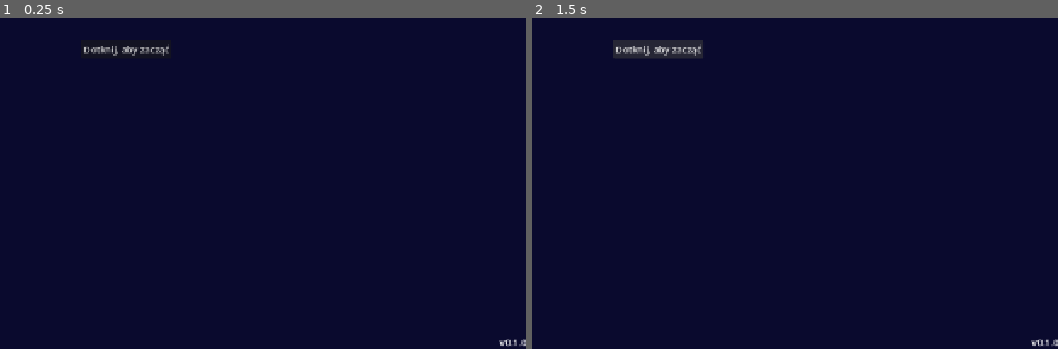
Above: before the commit, frames 1-2 (left to right).
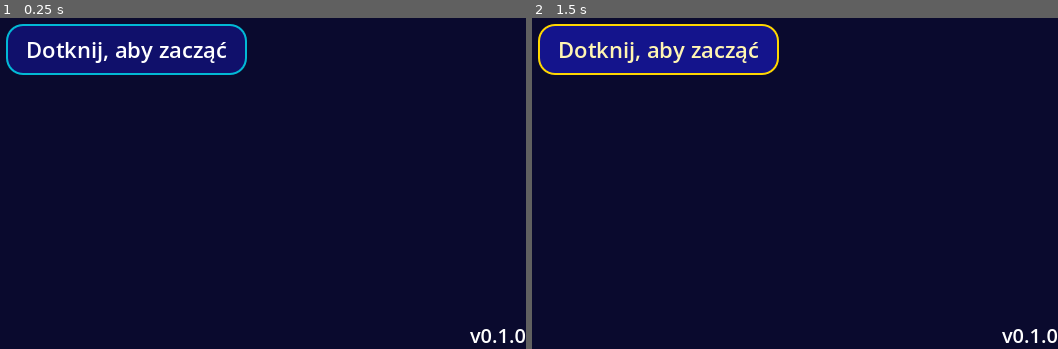
Above: after the commit, the same moments.

Repository: kijankaa/mathhero
Game: Godot game, scene res://scenes/ui/splash_screen.tscn
Same seed, same stepped clock (60 frames per second), same inputs: the game is played once before the commit and once after it.
Inputs:
- Up to frame 1 (0.25 s): no input
- Up to frame 2 (1.5 s): click "Dotknij, aby zacząć" at 0.5 s; click "Dotknij, aby zacząć" at 1.25 s

The runs differ from the first frame. In frame 1, 7.2% of the frame differs, in the area x 1-100%, y 1-100%; in frame 2, 7.2%.
Error in both runs: Invalid access to property or key 'APP_VERSION' on a base object of type 'Nil'. (res://scripts/ui/splash_screen.gd:11)

Commit message:
feat: custom theme + layout sesji — kolorowy UI dla dzieci
- Globalny custom theme: zaokrąglone przyciski (granat+cyan border), biały tekst,
  hover→złota ramka, pressed→cyan, animacje stanu
- Rejestracja theme w project.godot (gui/theme/custom)
- Main menu: tytuł 56px złoty, podtytuł cyan, Graj 30px z ⚡, większe przyciski (320px szer)
- Sesja: pytanie wyśrodkowane 52px, odpowiedź 48px, klawiatura 480px szer z przyciskami 100×80px
- LineEdit: ciemne tło z cyan obramowaniem

Co-Authored-By: Claude Sonnet 4.6 <noreply@anthropic.com>

Diff:
--- /dev/null
+++ b/MathHero/assets/theme/game_theme.tres
@@ -0,0 +1,138 @@
+[gd_resource type="Theme" load_steps=9 format=3]
+
+[sub_resource type="StyleBoxFlat" id="StyleBoxFlat_btn_normal"]
+bg_color = Color(0.063, 0.063, 0.42, 1)
+border_width_left = 2
+border_width_top = 2
+border_width_right = 2
+border_width_bottom = 2
+border_color = Color(0, 0.898, 1, 0.8)
+corner_radius_top_left = 16
+corner_radius_top_right = 16
+corner_radius_bottom_right = 16
+corner_radius_bottom_left = 16
+content_margin_left = 20.0
+content_margin_top = 10.0
+content_margin_right = 20.0
+content_margin_bottom = 10.0
+
+[sub_resource type="StyleBoxFlat" id="StyleBoxFlat_btn_hover"]
+bg_color = Color(0.08, 0.08, 0.55, 1)
+border_width_left = 2
+border_width_top = 2
+border_width_right = 2
+border_width_bottom = 2
+border_color = Color(1, 0.843, 0, 1)
+corner_radius_top_left = 16
+corner_radius_top_right = 16
+corner_radius_bottom_right = 16
+corner_radius_bottom_left = 16
+content_margin_left = 20.0
+content_margin_top = 10.0
+content_margin_right = 20.0
+content_margin_bottom = 10.0
+
+[sub_resource type="StyleBoxFlat" id="StyleBoxFlat_btn_pressed"]
+bg_color = Color(0, 0.6, 0.75, 1)
+border_width_left = 2
+border_width_top = 2
+border_width_right = 2
+border_width_bottom = 2
+border_color = Color(0, 0.898, 1, 1)
+corner_radius_top_left = 16
+corner_radius_top_right = 16
+corner_radius_bottom_right = 16
+corner_radius_bottom_left = 16
+content_margin_left = 20.0
+content_margin_top = 10.0
+content_margin_right = 20.0
+content_margin_bottom = 10.0
+
+[sub_resource type="StyleBoxFlat" id="StyleBoxFlat_btn_disabled"]
+bg_color = Color(0.12, 0.12, 0.22, 0.5)
+border_width_left = 1
+border_width_top = 1
+border_width_right = 1
+border_width_bottom = 1
+border_color = Color(0.35, 0.35, 0.5, 0.4)
+corner_radius_top_left = 16
+corner_radius_top_right = 16
+corner_radius_bottom_right = 16
+corner_radius_bottom_left = 16
+content_margin_left = 20.0
+content_margin_top = 10.0
+content_margin_right = 20.0
+content_margin_bottom = 10.0
+
+[sub_resource type="StyleBoxFlat" id="StyleBoxFlat_panel"]
+bg_color = Color(0.039, 0.039, 0.2, 0.88)
+border_width_left = 1
+border_width_top = 1
+border_width_right = 1
+border_width_bottom = 1
+border_color = Color(0, 0.898, 1, 0.25)
+corner_radius_top_left = 12
+corner_radius_top_right = 12
+corner_radius_bottom_right = 12
+corner_radius_bottom_left = 12
+content_margin_left = 14.0
+content_margin_top = 10.0
+content_margin_right = 14.0
+content_margin_bottom = 10.0
+
+[sub_resource type="StyleBoxFlat" id="StyleBoxFlat_lineedit_normal"]
+bg_color = Color(0.05, 0.05, 0.28, 1)
+border_width_left = 2
+border_width_top = 2
+border_width_right = 2
+border_width_bottom = 2
+border_color = Color(0, 0.898, 1, 0.5)
+corner_radius_top_left = 10
+corner_radius_top_right = 10
+corner_radius_bottom_right = 10
+corner_radius_bottom_left = 10
+content_margin_left = 12.0
+content_margin_top = 8.0
+content_margin_right = 12.0
+content_margin_bottom = 8.0
+
+[sub_resource type="StyleBoxFlat" id="StyleBoxFlat_lineedit_focus"]
+bg_color = Color(0.05, 0.05, 0.32, 1)
+border_width_left = 2
+border_width_top = 2
+border_width_right = 2
+border_width_bottom = 2
+border_color = Color(1, 0.843, 0, 0.9)
+corner_radius_top_left = 10
+corner_radius_top_right = 10
+corner_radius_bottom_right = 10
+corner_radius_bottom_left = 10
+content_margin_left = 12.0
+content_margin_top = 8.0
+content_margin_right = 12.0
+content_margin_bottom = 8.0
+
+[sub_resource type="StyleBoxEmpty" id="StyleBoxEmpty_focus"]
+
+[resource]
+default_font_size = 20
+Button/colors/font_color = Color(1, 1, 1, 1)
+Button/colors/font_hover_color = Color(1, 0.96, 0.7, 1)
+Button/colors/font_pressed_color = Color(0.9, 1, 1, 1)
+Button/colors/font_disabled_color = Color(0.5, 0.5, 0.6, 0.6)
+Button/font_sizes/font_size = 22
+Button/styles/normal = SubResource("StyleBoxFlat_btn_normal")
+Button/styles/hover = SubResource("StyleBoxFlat_btn_hover")
+Button/styles/pressed = SubResource("StyleBoxFlat_btn_pressed")
+Button/styles/disabled = SubResource("StyleBoxFlat_btn_disabled")
+Button/styles/focus = SubResource("StyleBoxEmpty_focus")
+Label/colors/font_color = Color(1, 1, 1, 1)
+Label/font_sizes/font_size = 20
+PanelContainer/styles/panel = SubResource("StyleBoxFlat_panel")
+Panel/styles/panel = SubResource("StyleBoxFlat_panel")
+LineEdit/colors/font_color = Color(1, 1, 1, 1)
+LineEdit/colors/font_placeholder_color = Color(0.7, 0.7, 0.9, 0.6)
+LineEdit/colors/caret_color = Color(0, 0.898, 1, 1)
+LineEdit/font_sizes/font_size = 22
+LineEdit/styles/normal = SubResource("StyleBoxFlat_lineedit_normal")
+LineEdit/styles/focus = SubResource("StyleBoxFlat_lineedit_focus")
--- a/MathHero/project.godot
+++ b/MathHero/project.godot
@@ -34,6 +34,10 @@
 
 window/size/viewport_width=1366
 window/size/viewport_height=1024
+
+[gui]
+
+theme/custom="res://assets/theme/game_theme.tres"
 window/stretch/mode="canvas_items"
 window/stretch/aspect="expand"
 
--- a/MathHero/scenes/components/numeric_keyboard.tscn
+++ b/MathHero/scenes/components/numeric_keyboard.tscn
@@ -4,62 +4,116 @@
 
 [node name="NumericKeyboard" type="Control" unique_id=1198861061]
 layout_mode = 3
-anchors_preset = 0
-offset_right = 40.0
-offset_bottom = 40.0
+anchors_preset = 15
+anchor_right = 1.0
+anchor_bottom = 1.0
+grow_horizontal = 2
+grow_vertical = 2
 script = ExtResource("1_mqdln")
 
 [node name="GridContainer" type="GridContainer" parent="." unique_id=1098048309]
-layout_mode = 0
-offset_right = 40.0
-offset_bottom = 40.0
+layout_mode = 1
+anchors_preset = 15
+anchor_right = 1.0
+anchor_bottom = 1.0
+grow_horizontal = 2
+grow_vertical = 2
 columns = 3
+theme_override_constants/h_separation = 8
+theme_override_constants/v_separation = 8
 
 [node name="Digit7" type="Button" parent="GridContainer" unique_id=1218600802]
 layout_mode = 2
+custom_minimum_size = Vector2(100, 80)
+size_flags_horizontal = 3
+size_flags_vertical = 3
 text = "7"
+theme_override_font_sizes/font_size = 28
 
 [node name="Digit8" type="Button" parent="GridContainer" unique_id=1011089146]
 layout_mode = 2
+custom_minimum_size = Vector2(100, 80)
+size_flags_horizontal = 3
+size_flags_vertical = 3
 text = "8"
+theme_override_font_sizes/font_size = 28
 
 [node name="Digit9" type="Button" parent="GridContainer" unique_id=740259129]
 layout_mode = 2
+custom_minimum_size = Vector2(100, 80)
+size_flags_horizontal = 3
+size_flags_vertical = 3
 text = "9"
+theme_override_font_sizes/font_size = 28
 
 [node name="Digit4" type="Button" parent="GridContainer" unique_id=1297834738]
 layout_mode = 2
+custom_minimum_size = Vector2(100, 80)
+size_flags_horizontal = 3
+size_flags_vertical = 3
 text = "4"
+theme_override_font_sizes/font_size = 28
 
 [node name="Digit5" type="Button" parent="GridContainer" unique_id=1664949741]
 layout_mode = 2
+custom_minimum_size = Vector2(100, 80)
+size_flags_horizontal = 3
+size_flags_vertical = 3
 text = "5"
+theme_override_font_sizes/font_size = 28
 
 [node name="Digit6" type="Button" parent="GridContainer" unique_id=1616419704]
 layout_mode = 2
+custom_minimum_size = Vector2(100, 80)
+size_flags_horizontal = 3
+size_flags_vertical = 3
 text = "6"
+theme_override_font_sizes/font_size = 28
 
 [node name="Digit1" type="Button" parent="GridContainer" unique_id=1809359284]
 layout_mode = 2
+custom_minimum_size = Vector2(100, 80)
+size_flags_horizontal = 3
+size_flags_vertical = 3
 text = "1"
+theme_override_font_sizes/font_size = 28
 
 [node name="Digit2" type="Button" parent="GridContainer" unique_id=1755492024]
 layout_mode = 2
+custom_minimum_size = Vector2(100, 80)
+size_flags_horizontal = 3
+size_flags_vertical = 3
 text = "2"
+theme_override_font_sizes/font_size = 28
 
 [node name="Digit3" type="Button" parent="GridContainer" unique_id=962175600]
 layout_mode = 2
+custom_minimum_size = Vector2(100, 80)
+size_flags_horizontal = 3
+size_flags_vertical = 3
 text = "3"
+theme_override_font_sizes/font_size = 28
 
 [node name="BackspaceButton" type="Button" parent="GridContainer" unique_id=697700945]
 layout_mode = 2
+custom_minimum_size = Vector2(100, 80)
+size_flags_horizontal = 3
+size_flags_vertical = 3
 text = "⌫"
+theme_override_font_sizes/font_size = 28
 
 [node name="Digit0" type="Button" parent="GridContainer" unique_id=1116116597]
 layout_mode = 2
+custom_minimum_size = Vector2(100, 80)
+size_flags_horizontal = 3
+size_flags_vertical = 3
 text = "0"
+theme_override_font_sizes/font_size = 28
 
 [node name="ConfirmButton" type="Button" parent="GridContainer" unique_id=839233035]
 layout_mode = 2
-text = "OK
-"
+custom_minimum_size = Vector2(100, 80)
+size_flags_horizontal = 3
+size_flags_vertical = 3
+text = "OK"
+theme_override_font_sizes/font_size = 28
--- a/MathHero/scenes/components/question_display.tscn
+++ b/MathHero/scenes/components/question_display.tscn
@@ -4,30 +4,32 @@
 
 [node name="QuestionDisplay" type="Control" unique_id=403187369]
 layout_mode = 3
-anchors_preset = 0
-offset_right = 40.0
-offset_bottom = 40.0
+anchors_preset = 15
+anchor_right = 1.0
+anchor_bottom = 1.0
+grow_horizontal = 2
+grow_vertical = 2
 script = ExtResource("1_xnkmk")
 
 [node name="QuestionLabel" type="Label" parent="." unique_id=217366051]
 layout_mode = 1
 anchors_preset = 10
 anchor_right = 1.0
-offset_bottom = 23.0
+offset_top = 10.0
+offset_bottom = 90.0
 grow_horizontal = 2
+horizontal_alignment = 1
 text = "12 + 7 = ?"
+theme_override_font_sizes/font_size = 52
 
 [node name="AnswerLabel" type="Label" parent="." unique_id=2091506004]
 layout_mode = 1
-anchors_preset = 8
-anchor_left = 0.5
-anchor_top = 0.5
-anchor_right = 0.5
-anchor_bottom = 0.5
-offset_left = -20.0
-offset_top = -11.5
-offset_right = 20.0
-offset_bottom = 11.5
+anchors_preset = 10
+anchor_right = 1.0
+offset_top = 100.0
+offset_bottom = 180.0
 grow_horizontal = 2
 grow_vertical = 2
+horizontal_alignment = 1
 text = "_"
+theme_override_font_sizes/font_size = 48
--- a/MathHero/scenes/gameplay/session.tscn
+++ b/MathHero/scenes/gameplay/session.tscn
@@ -29,40 +29,43 @@
 anchor_bottom = 0.0
 offset_left = 10.0
 offset_top = 10.0
-offset_right = 200.0
-offset_bottom = 33.0
+offset_right = 250.0
+offset_bottom = 48.0
 text = "Punkty: 0"
+theme_override_font_sizes/font_size = 20
 
 [node name="ProgressLabel" type="Label" parent="."]
 layout_mode = 1
 anchors_preset = 2
 anchor_left = 1.0
 anchor_right = 1.0
-offset_left = -110.0
+offset_left = -150.0
 offset_top = 10.0
 offset_right = -10.0
-offset_bottom = 33.0
+offset_bottom = 48.0
 grow_horizontal = 0
 horizontal_alignment = 2
 text = "0 / 10"
+theme_override_font_sizes/font_size = 20
 
 [node name="QuestionDisplay" parent="." instance=ExtResource("2_qdisplay")]
 layout_mode = 1
 anchors_preset = 10
 anchor_right = 1.0
-offset_top = 60.0
-offset_bottom = 200.0
+offset_top = 55.0
+offset_bottom = 310.0
 grow_horizontal = 2
 
 [node name="FeedbackLabel" type="Label" parent="."]
 layout_mode = 1
 anchors_preset = 10
 anchor_right = 1.0
-offset_top = 210.0
-offset_bottom = 245.0
+offset_top = 315.0
+offset_bottom = 360.0
 grow_horizontal = 2
 horizontal_alignment = 1
 text = ""
+theme_override_font_sizes/font_size = 22
 
 [node name="NumericKeyboard" parent="." instance=ExtResource("3_keyboard")]
 layout_mode = 1
@@ -71,9 +74,9 @@
 anchor_top = 1.0
 anchor_right = 0.5
 anchor_bottom = 1.0
-offset_left = -100.0
-offset_top = -280.0
-offset_right = 100.0
+offset_left = -240.0
+offset_top = -370.0
+offset_right = 240.0
 offset_bottom = -20.0
 grow_horizontal = 2
 grow_vertical = 0
@@ -85,9 +88,9 @@
 anchor_top = 1.0
 anchor_right = 0.5
 anchor_bottom = 1.0
-offset_left = -210.0
-offset_top = -220.0
-offset_right = 210.0
+offset_left = -300.0
+offset_top = -300.0
+offset_right = 300.0
 offset_bottom = -20.0
 grow_horizontal = 2
 grow_vertical = 0
--- a/MathHero/scenes/ui/main_menu.tscn
+++ b/MathHero/scenes/ui/main_menu.tscn
@@ -22,8 +22,8 @@
 anchor_top = 1.0
 anchor_bottom = 1.0
 offset_left = 20.0
-offset_top = -220.0
-offset_right = 180.0
+offset_top = -280.0
+offset_right = 230.0
 offset_bottom = -20.0
 texture = ExtResource("99_astro")
 expand_mode = 1
@@ -33,9 +33,25 @@
 layout_mode = 1
 anchors_preset = 10
 anchor_right = 1.0
-offset_bottom = 23.0
+offset_top = 60.0
+offset_bottom = 140.0
 grow_horizontal = 2
-text = "MathHero"
+horizontal_alignment = 1
+text = "🚀 MathHero"
+theme_override_font_sizes/font_size = 56
+theme_override_colors/font_color = Color(1, 0.843, 0, 1)
+
+[node name="SubtitleLabel" type="Label" parent="."]
+layout_mode = 1
+anchors_preset = 10
+anchor_right = 1.0
+offset_top = 145.0
+offset_bottom = 185.0
+grow_horizontal = 2
+horizontal_alignment = 1
+text = "Zostań mistrzem matematyki!"
+theme_override_font_sizes/font_size = 22
+theme_override_colors/font_color = Color(0, 0.898, 1, 0.85)
 
 [node name="PlayButton" type="Button" parent="." unique_id=736328669]
 layout_mode = 1
@@ -44,14 +60,31 @@
 anchor_top = 0.5
 anchor_right = 0.5
 anchor_bottom = 0.5
-offset_left = -80.0
-offset_top = -30.0
-offset_right = 80.0
-offset_bottom = 30.0
+offset_left = -160.0
+offset_top = -20.0
+offset_right = 160.0
+offset_bottom = 60.0
 grow_horizontal = 2
 grow_vertical = 2
-text = "Graj"
-theme_override_font_sizes/font_size = 22
+text = "⚡ Graj!"
+theme_override_font_sizes/font_size = 30
+theme_override_colors/font_color = Color(1, 0.95, 0.3, 1)
+
+[node name="GalaxyButton" type="Button" parent="."]
+layout_mode = 1
+anchors_preset = 8
+anchor_left = 0.5
+anchor_top = 0.5
+anchor_right = 0.5
+anchor_bottom = 0.5
+offset_left = -160.0
+offset_top = 80.0
+offset_right = 160.0
+offset_bottom = 155.0
+grow_horizontal = 2
+grow_vertical = 2
+text = "🌌 Galaktyka"
+theme_override_font_sizes/font_size = 24
 
 [node name="RewardsButton" type="Button" parent="."]
 layout_mode = 1
@@ -60,30 +93,14 @@
 anchor_top = 0.5
 anchor_right = 0.5
 anchor_bottom = 0.5
-offset_left = -80.0
-offset_top = 50.0
-offset_right = 80.0
-offset_bottom = 110.0
+offset_left = -160.0
+offset_top = 175.0
+offset_right = 160.0
+offset_bottom = 245.0
 grow_horizontal = 2
 grow_vertical = 2
 text = "🏆 Kolekcja"
-theme_override_font_sizes/font_size = 20
-
-[node name="GalaxyButton" type="Button" parent="."]
-layout_mode = 1
-anchors_preset = 8
-anchor_left = 0.5
-anchor_top = 0.5
-anchor_right = 0.5
-anchor_bottom = 0.5
-offset_left = -80.0
-offset_top = 130.0
-offset_right = 80.0
-offset_bottom = 190.0
-grow_horizontal = 2
-grow_vertical = 2
-text = "🌌 Galaktyka"
-theme_override_font_sizes/font_size = 20
+theme_override_font_sizes/font_size = 24
 
 [node name="StatsButton" type="Button" parent="."]
 layout_mode = 1
@@ -92,14 +109,14 @@
 anchor_top = 0.5
 anchor_right = 0.5
 anchor_bottom = 0.5
-offset_left = -80.0
-offset_top = 210.0
-offset_right = 80.0
-offset_bottom = 270.0
+offset_left = -160.0
+offset_top = 265.0
+offset_right = 160.0
+offset_bottom = 330.0
 grow_horizontal = 2
 grow_vertical = 2
 text = "📊 Statystyki"
-theme_override_font_sizes/font_size = 20
+theme_override_font_sizes/font_size = 22
 
 [node name="ConfigButton" type="Button" parent="."]
 layout_mode = 1
@@ -108,11 +125,11 @@
 anchor_top = 0.5
 anchor_right = 0.5
 anchor_bottom = 0.5
-offset_left = -80.0
-offset_top = 290.0
-offset_right = 80.0
-offset_bottom = 350.0
+offset_left = -160.0
+offset_top = 350.0
+offset_right = 160.0
+offset_bottom = 415.0
 grow_horizontal = 2
 grow_vertical = 2
 text = "⚙️ Konfiguruj"
-theme_override_font_sizes/font_size = 20
+theme_override_font_sizes/font_size = 22
